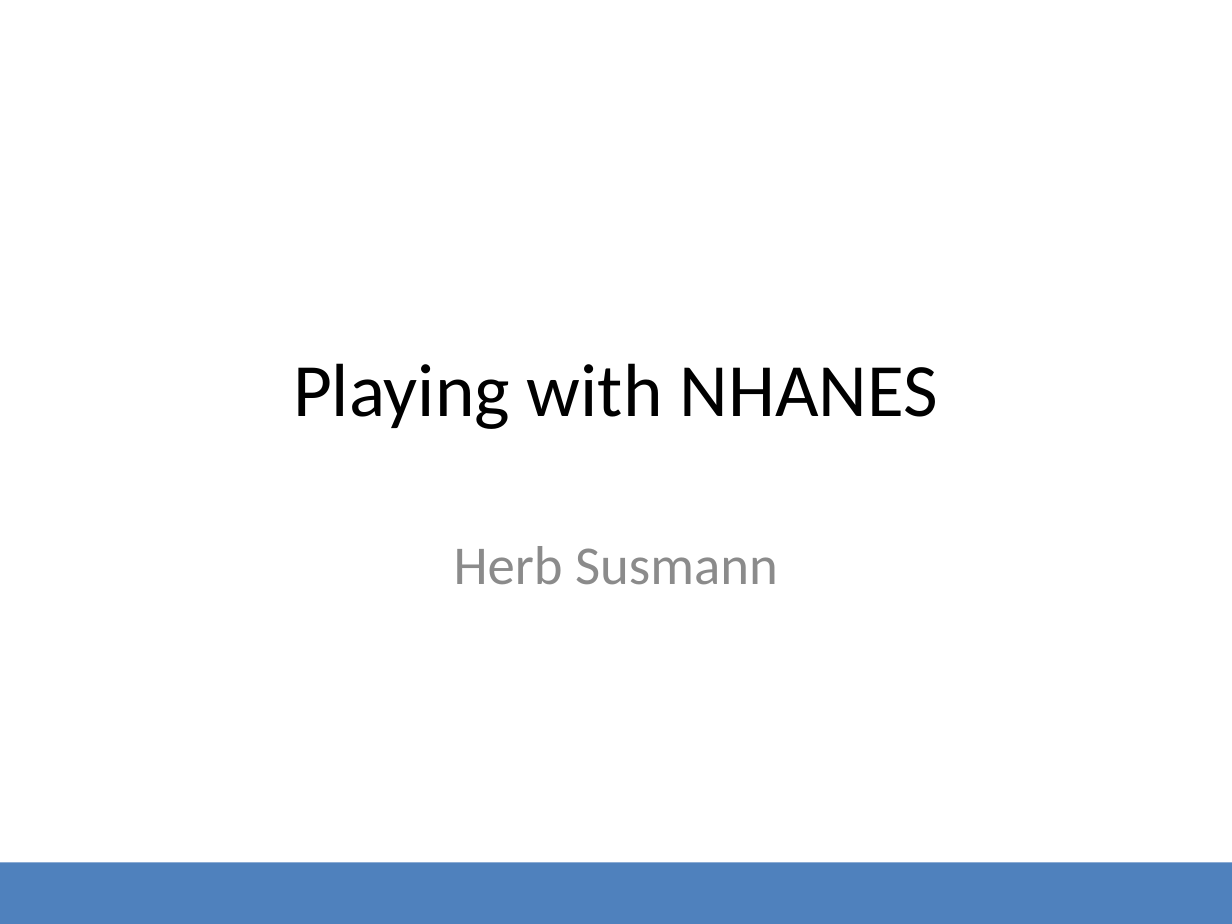
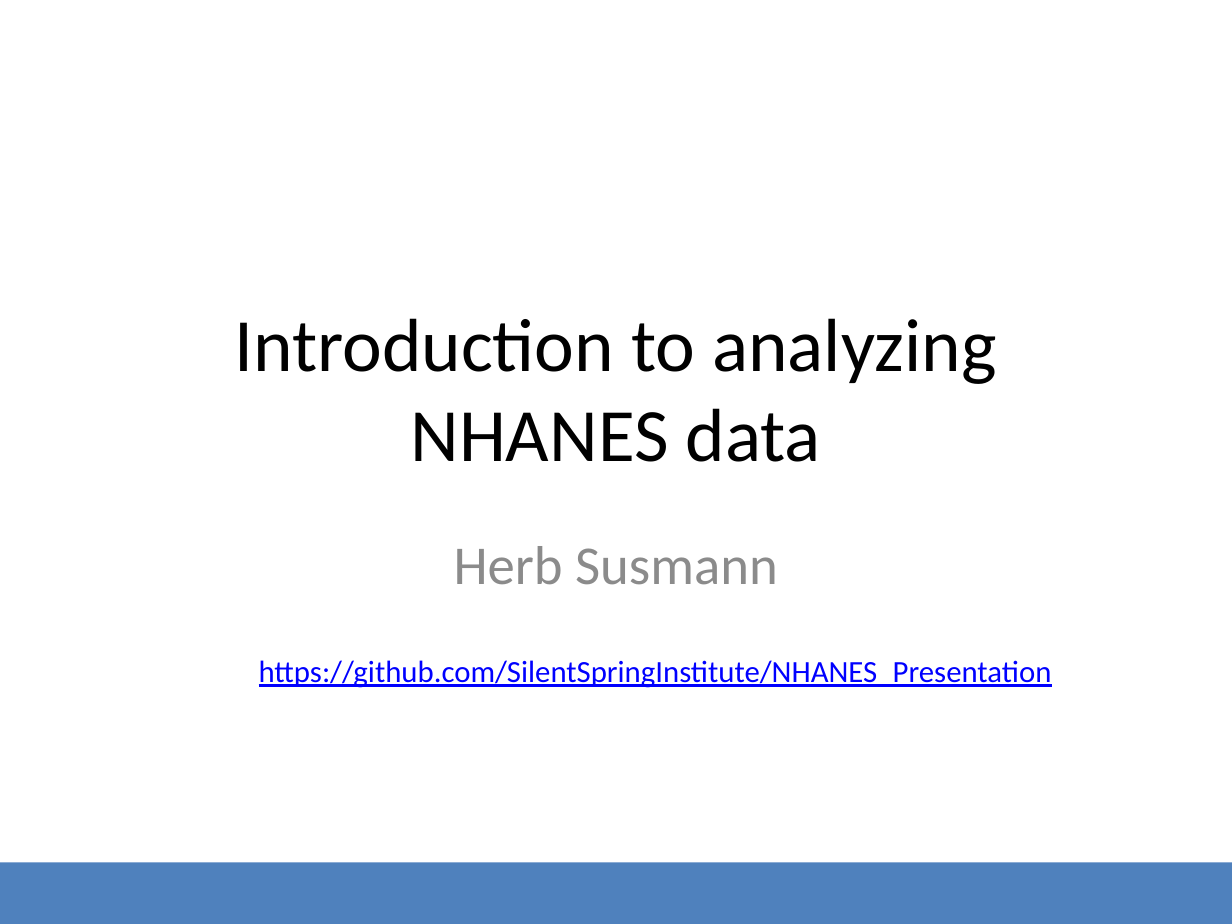
Before and after one commit to SilentSpringInstitute/NHANES_Presentation, a slide deck: slide 1 of Playing with NHANES.pptx. Drawn at 1232x924 pixels with LibreOffice and Linux fonts; fonts in the diff are those of the drawing; background and template pictures are left out. Boxes give left, top, right and bottom in pixels: in the first picture for what was removed or moved away, otherwise in the second. Text is boxed around its words. In the diff, an @@ line names an element or a change of style, - is before the commit and + after.

```diff
--- a/Playing with NHANES.pptx
+++ b/Playing with NHANES.pptx
@@ title at box(234, 318, 996, 462): text changed @@
-Playing with NHANES
+Introduction to analyzing NHANES data
@@ text added at box(259, 660, 1052, 688), 18 pt, text #0000FF, underline @@
+https://github.com/SilentSpringInstitute/NHANES_Presentation
```
Also in this commit, not shown: 6 slides added, 1 other file.
